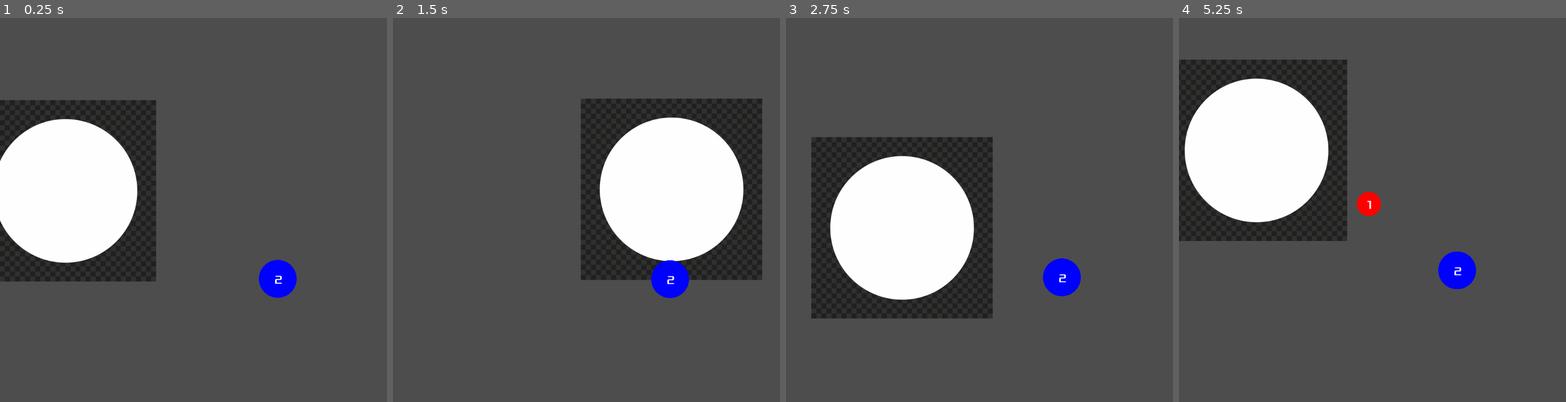
Above: before the commit, frames 1-4 (left to right).
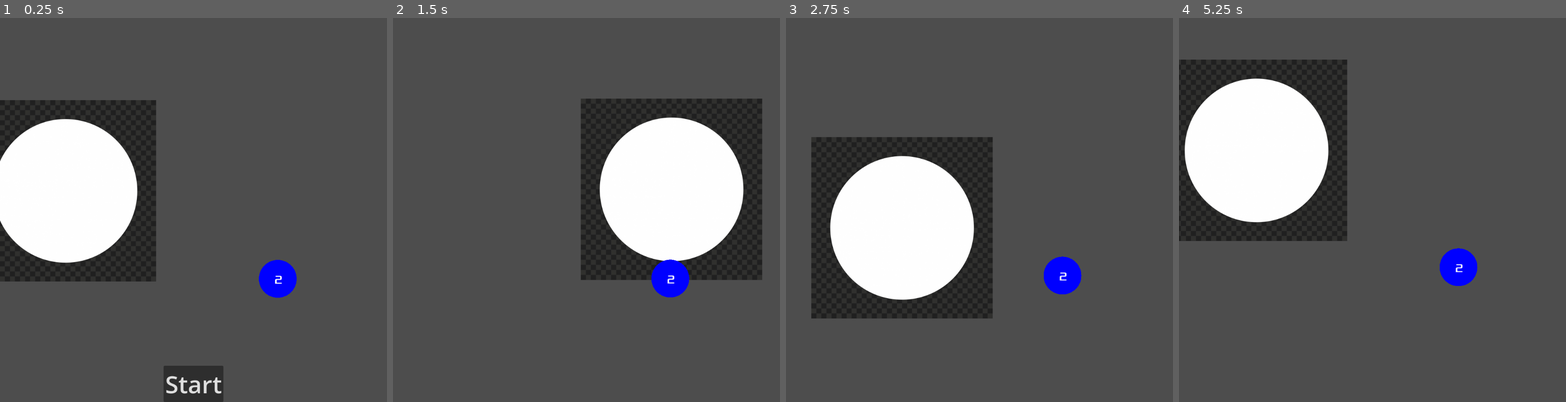
Above: after the commit, the same moments.

Repository: nuts4nuts4nuts/flappyversary
Game: Godot game, scene res://scenes/main.tscn
Same seed, same stepped clock (60 frames per second), same inputs: the game is played once before the commit and once after it.
Inputs (mouse positions are in pixels of both pictures, inside the frame that each line leads up to):
- Up to frame 1 (0.25 s): no input
- Up to frame 2 (1.5 s): click (586, 382) at 0.5 s, where only the run after the commit has a clickable "Start"; tap Enter at 1.25 s; move the mouse to (671, 190) at 1.27 s; press the mouse at (671, 190) at 1.28 s
- Up to frame 3 (2.75 s): move the mouse to (902, 229) at 2.02 s; release the mouse at (902, 229) at 2.03 s; click (902, 229) at 2.1 s
- Up to frame 4 (5.25 s): move the mouse to (1411, 121) at 2.77 s; press the mouse at (1411, 121) at 2.78 s; move the mouse to (1353, 286) at 3.52 s; release the mouse at (1353, 286) at 3.53 s; click (1353, 286) at 3.6 s; tap Space at 4.25 s; move the mouse to (1488, 267) at 4.27 s; press the mouse at (1488, 267) at 4.28 s; move the mouse to (1256, 152) at 5.02 s; release the mouse at (1256, 152) at 5.03 s; click (1256, 152) at 5.1 s

The runs differ from the first frame. In frame 1, 1.4% of the frame differs, in the area x 42-58%, y 90-100%; in frame 2, less than 0.1%; in frame 3, 0.2%; in frame 4, 0.5%.

Commit message:
Added start button

Diff:
--- /dev/null
+++ b/scenes/HUD.tscn
@@ -0,0 +1,22 @@
+[gd_scene load_steps=2 format=3 uid="uid://cmn4pqfuj8wkh"]
+
+[ext_resource type="Script" path="res://scripts/HUD.gd" id="1_bol17"]
+
+[node name="HUD" type="CanvasLayer"]
+script = ExtResource("1_bol17")
+
+[node name="StartButton" type="Button" parent="."]
+anchors_preset = 7
+anchor_left = 0.5
+anchor_top = 1.0
+anchor_right = 0.5
+anchor_bottom = 1.0
+offset_left = -79.0
+offset_top = -96.0
+offset_right = 79.0
+grow_horizontal = 2
+grow_vertical = 0
+theme_override_font_sizes/font_size = 64
+text = "Start"
+
+[connection signal="pressed" from="StartButton" to="." method="_on_start_button_pressed"]
--- a/scenes/main.tscn
+++ b/scenes/main.tscn
@@ -1,9 +1,10 @@
-[gd_scene load_steps=5 format=3 uid="uid://bev206jk65om0"]
+[gd_scene load_steps=6 format=3 uid="uid://bev206jk65om0"]
 
 [ext_resource type="PackedScene" uid="uid://u6gk8ntmnifh" path="res://scenes/ball-group.tscn" id="1_fjp4r"]
 [ext_resource type="PackedScene" uid="uid://cndnlt3bclw7u" path="res://scenes/gravity-well.tscn" id="1_igh56"]
 [ext_resource type="Script" path="res://scripts/main.gd" id="1_qkwcp"]
 [ext_resource type="PackedScene" uid="uid://uxka1p11iue3" path="res://scenes/target-ball.tscn" id="4_laj0n"]
+[ext_resource type="PackedScene" uid="uid://cmn4pqfuj8wkh" path="res://scenes/HUD.tscn" id="5_uep46"]
 
 [node name="main" type="Node2D"]
 script = ExtResource("1_qkwcp")
@@ -22,4 +23,6 @@
 position = Vector2(735, 698)
 gravity_well = NodePath("../gravity_well")
 
+[node name="HUD" parent="." instance=ExtResource("5_uep46")]
+
 [connection signal="timeout" from="SpawnTimer" to="." method="_on_spawn_timer_timeout"]
--- /dev/null
+++ b/scripts/HUD.gd
@@ -0,0 +1,17 @@
+extends CanvasLayer
+
+var _parent
+
+# Called when the node enters the scene tree for the first time.
+func _ready():
+	_parent = get_parent()
+	pass # Replace with function body.
+
+
+# Called every frame. 'delta' is the elapsed time since the previous frame.
+func _process(delta):
+	pass
+
+func _on_start_button_pressed():
+	$StartButton.hide()
+	_parent.start_game()
--- a/scripts/gravity-well.gd
+++ b/scripts/gravity-well.gd
@@ -1,5 +1,6 @@
 extends Node2D
 var attraction_force = 40
+var game_started = false
 
 # Called when the node enters the scene tree for the first time.
 func _ready():
@@ -10,9 +11,12 @@
 func _process(delta):
 	pass
 
+func activate():
+	print("well active")
+	game_started = true
 
 func _input(event):
-	if event.is_action_pressed("make_well"):
+	if game_started and event.is_action_pressed("make_well"):
 		make_well(event)
 
 func make_well(event):
--- a/scripts/main.gd
+++ b/scripts/main.gd
@@ -9,9 +9,12 @@
 
 # Called when the node enters the scene tree for the first time.
 func _ready():
+	print("ready")
+
+func start_game():
+	$gravity_well.activate()
 	$SpawnTimer.start()
 	ball_spawner_rng = RandomNumberGenerator.new()
-
 
 func _on_spawn_timer_timeout():
 	spawn_ball()
